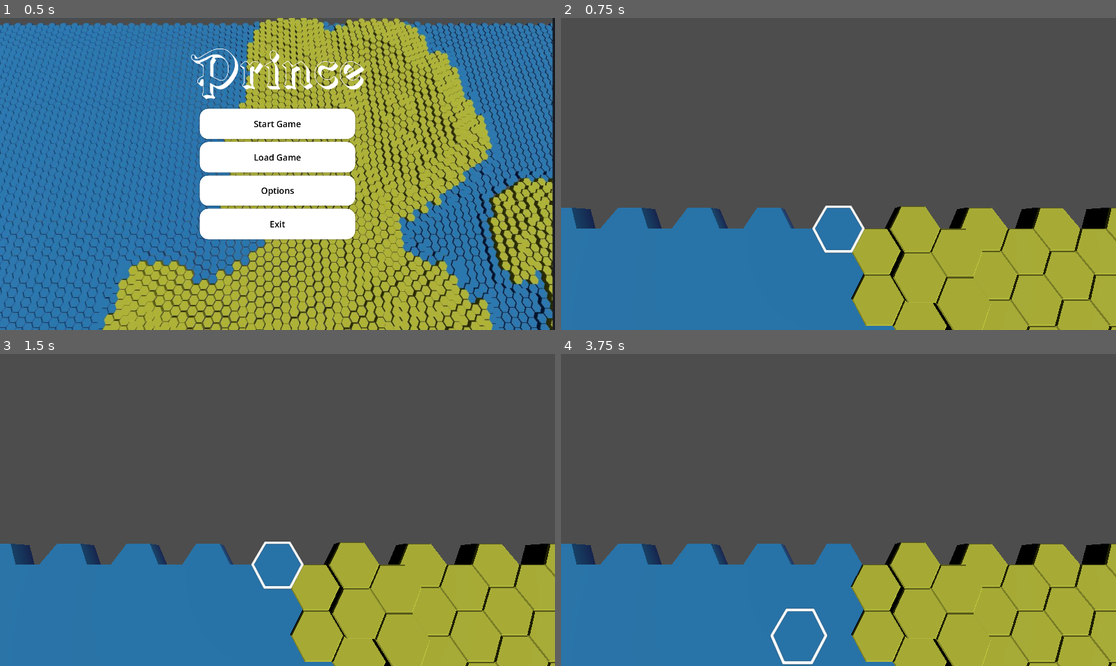
Above: before the commit, frames 1-4 (two rows, left to right).
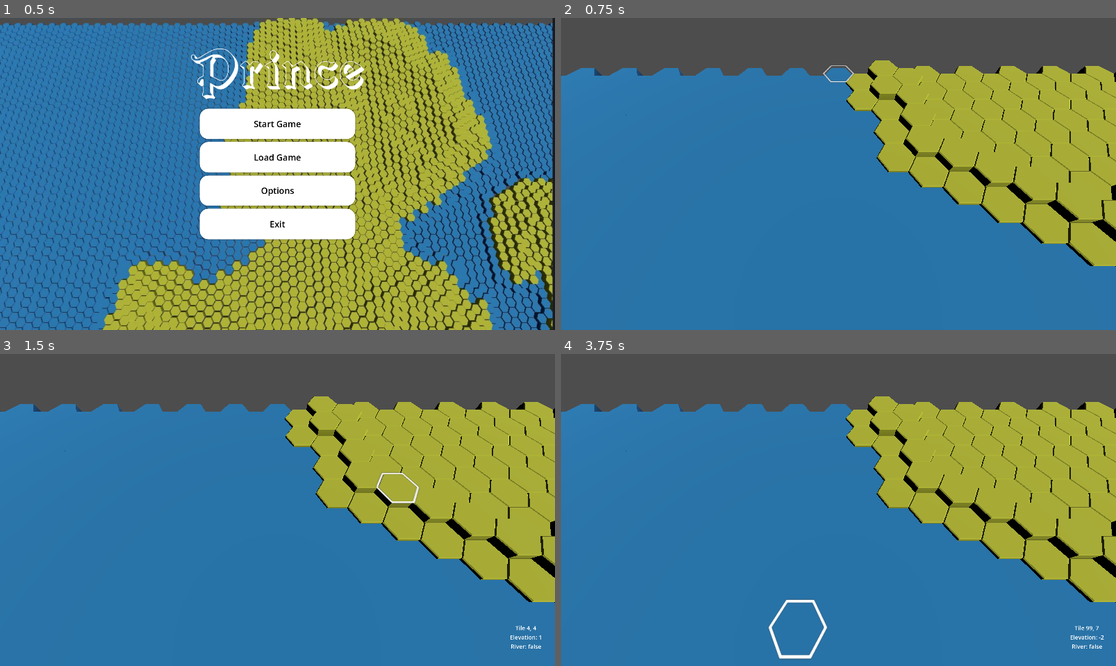
Above: after the commit, the same moments.

Repository: web-fu/prince
Game: Godot game, scene res://scenes/ui/MainMenu.tscn
Two runs of this game, one before a commit and one after it. Both use one fixed random seed, a clock stepped at 60 frames per second and the inputs below.
Inputs (mouse positions are in pixels of both pictures, inside the frame that each line leads up to):
- Up to frame 1 (0.5 s): no input
- Up to frame 2 (0.75 s): click "Start Game" at 0.5 s
- Up to frame 3 (1.5 s): tap Enter at 1.25 s; move the mouse to (399, 494) at 1.27 s; hold E (axial_move_north_east) from 1.28 s (still down); hold Down (camera_move_down) from 1.28 s (still down); click (399, 494) at 1.42 s
- Up to frame 4 (3.75 s): tap Space at 2, 3.5 s; move the mouse to (727, 525) at 2.02 s; release E (axial_move_north_east) at 2.03 s; release Down (camera_move_down) at 2.03 s; hold S (axial_move_south) 2.03-2.78 s; tap Left (camera_move_left) at 2.1 s; tap Enter at 2.75 s; move the mouse to (894, 441) at 2.77 s; hold E (axial_move_north_east) 2.78-3.53 s; hold Right (camera_move_right) 2.78-3.53 s; move the mouse to (810, 572) at 3.52 s; hold W (axial_move_north) from 3.53 s (still down); tap Up (camera_move_up) at 3.6 s; click (810, 572) at 3.67 s

Frame 1 is identical in both runs. In frame 2, 63% of the frame differs, in the area x 0-100%, y 13-100%; in frame 3, 63%; in frame 4, 63%.
Error before the commit: Attempt to call function 'show_tile' in base 'null instance' on a null instance. (res://scenes/ui/TileSelected.gd:42)
Error after the commit: Parse Error: Identifier "DebugDraw3D" not declared in the current scope. (res://scenes/ui/GameCamera.gd:41)

Commit message:
Scene update

Diff:
--- a/scenes/Prince.tscn
+++ b/scenes/Prince.tscn
@@ -2,7 +2,7 @@
 
 [ext_resource type="Script" path="res://scenes/Prince.gd" id="1_53cng"]
 [ext_resource type="PackedScene" uid="uid://np2b31cxcdak" path="res://scenes/WorldView.tscn" id="2_aekfh"]
-[ext_resource type="Script" path="res://scripts/ui/GameCamera.gd" id="3_f6d0o"]
+[ext_resource type="Script" path="res://scenes/ui/GameCamera.gd" id="3_f6d0o"]
 [ext_resource type="PackedScene" uid="uid://gkv5k4rf7pyi" path="res://scenes/ui/TileSelected.tscn" id="3_la7yk"]
 [ext_resource type="Script" path="res://scenes/ui/tile_info.gd" id="4_30ta2"]
 
@@ -14,13 +14,15 @@
 [node name="WorldView" parent="." instance=ExtResource("2_aekfh")]
 
 [node name="GameCamera" type="Camera3D" parent="."]
-transform = Transform3D(1, 0, 0, 0, 0.258819, 0.965926, 0, -0.965926, 0.258819, 0, 10, 0)
+transform = Transform3D(1, 0, 0, 0, 0.5, 0.866026, 0, -0.866026, 0.5, 0, 10, 15)
 script = ExtResource("3_f6d0o")
 
 [node name="DirectionalLight3D" type="DirectionalLight3D" parent="."]
 transform = Transform3D(0.707107, -0.5, 0.5, 0, 0.707107, 0.707107, -0.707107, -0.5, 0.5, 0, 10, 0)
 
-[node name="TileInfo" type="Panel" parent="."]
+[node name="TileSelected" parent="." instance=ExtResource("3_la7yk")]
+
+[node name="TileInfo" type="Panel" parent="TileSelected"]
 anchors_preset = 3
 anchor_left = 1.0
 anchor_top = 1.0
@@ -33,31 +35,29 @@
 theme_override_styles/panel = SubResource("StyleBoxEmpty_x8ehp")
 script = ExtResource("4_30ta2")
 
-[node name="VBoxContainer" type="VBoxContainer" parent="TileInfo"]
+[node name="VBoxContainer" type="VBoxContainer" parent="TileSelected/TileInfo"]
 layout_mode = 0
 offset_right = 200.0
 offset_bottom = 200.0
 alignment = 1
 
-[node name="Title" type="Label" parent="TileInfo/VBoxContainer"]
+[node name="Title" type="Label" parent="TileSelected/TileInfo/VBoxContainer"]
 layout_mode = 2
 theme_override_colors/font_color = Color(1, 1, 1, 1)
 theme_override_font_sizes/font_size = 20
 horizontal_alignment = 1
 vertical_alignment = 1
 
-[node name="Elevation" type="Label" parent="TileInfo/VBoxContainer"]
+[node name="Elevation" type="Label" parent="TileSelected/TileInfo/VBoxContainer"]
 layout_mode = 2
 theme_override_colors/font_color = Color(1, 1, 1, 1)
 theme_override_font_sizes/font_size = 20
 horizontal_alignment = 1
 vertical_alignment = 1
 
-[node name="River" type="Label" parent="TileInfo/VBoxContainer"]
+[node name="River" type="Label" parent="TileSelected/TileInfo/VBoxContainer"]
 layout_mode = 2
 theme_override_colors/font_color = Color(1, 1, 1, 1)
 theme_override_font_sizes/font_size = 20
 horizontal_alignment = 1
 vertical_alignment = 1
-
-[node name="TileSelected" parent="." instance=ExtResource("3_la7yk")]
